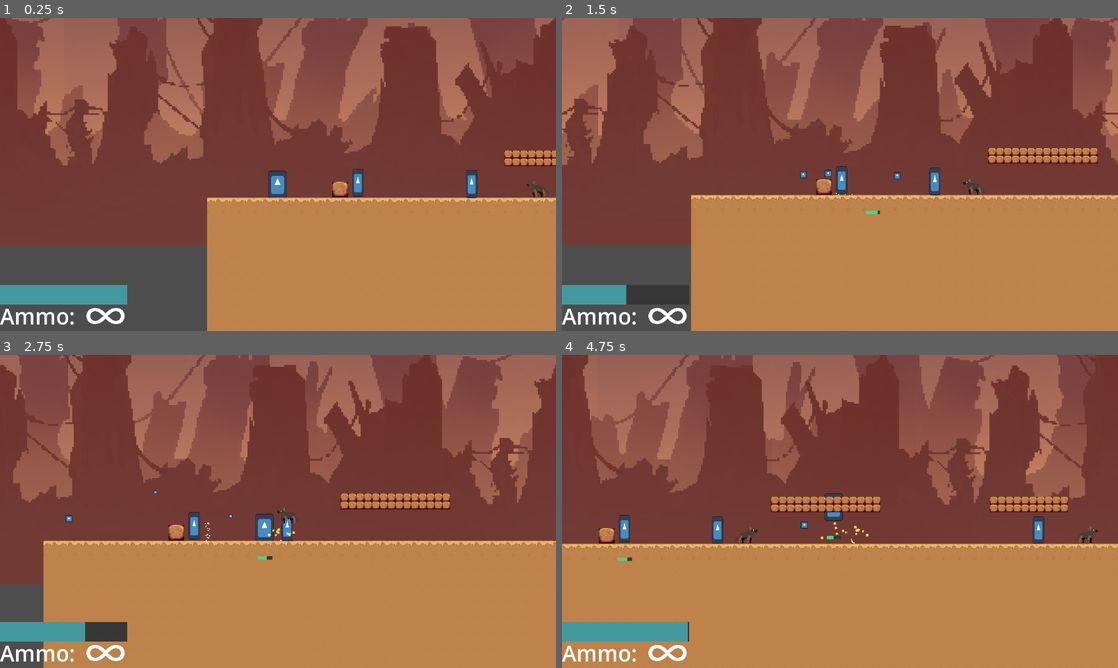
Above: before the commit, frames 1-4 (two rows, left to right).
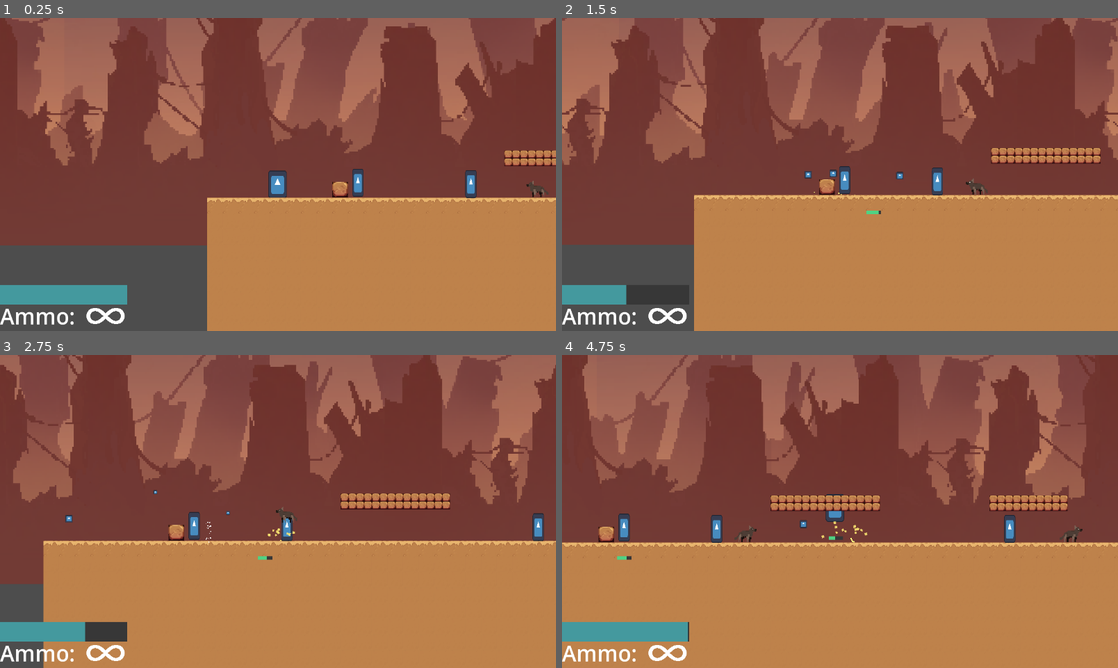
Above: after the commit, the same moments.

Repository: dzfrias/gladiator
Game: Godot game, scene res://scenes/level_playtest.tscn
Same seed, same stepped clock (60 frames per second), same inputs: the game is played once before the commit and once after it. This scene is started directly instead of the project's main scene. The engine's default icon, where the game draws it, is replaced by a stand-in: a white triangle on a blue panel in a dark square. Sound files missing from this copy of the repository are replaced by a short silence.
Inputs (mouse positions are in pixels of both pictures, inside the frame that each line leads up to):
- Up to frame 1 (0.25 s): no input
- Up to frame 2 (1.5 s): move the mouse to (673, 315) at 0.52 s; hold S (burrow) 0.53-1.28 s; hold D (right) from 0.53 s (still down); tap Space (jump) at 0.77, 1.07 s; move the mouse to (728, 190) at 1.27 s; tap Shift (fallthrough) at 1.35 s
- Up to frame 3 (2.75 s): tap Space (jump) at 1.52, 1.82 s; move the mouse to (333, 442) at 2.02 s; release D (right) at 2.03 s; press the mouse at (333, 442) at 2.03 s; hold A (left) from 2.03 s (still down)
- Up to frame 4 (4.75 s): move the mouse to (812, 574) at 2.77 s; release A (left) at 2.78 s; release the mouse at (812, 574) at 2.78 s; hold D (right) 2.78-4.28 s; tap I (interact) at 2.85 s; tap Space (jump) at 3.02, 3.32, 3.77, 4.07, 4.52 s; move the mouse to (1006, 558) at 3.52 s; hold S (burrow) 3.53-4.28 s; move the mouse to (673, 464) at 4.27 s; hold A (left) from 4.28 s (still down); tap Shift (fallthrough) at 4.35 s

The runs differ from the first frame. In frame 1, 0.1% of the frame differs, in the area x 83-99%, y 48-58%; in frame 2, 4.6%, in the area x 0-100%, y 0-100%; in frame 3, 0.6%; in frame 4, 3.6%.

Commit message:
Fix enemies patrolling off of platforms

Diff:
--- a/scripts/direction.gd
+++ b/scripts/direction.gd
@@ -13,3 +13,6 @@
 			is_right = true
 		else:
 			is_right = false
+
+func switch() -> void:
+	is_right = !is_right
--- a/scripts/follow_enemy.gd
+++ b/scripts/follow_enemy.gd
@@ -7,19 +7,22 @@
 @export var impact_particle_prefab: PackedScene
 @export var patrol_speed = 50
 @export var notify_depth = 2
-@export_range(0.5, 8, 0.1) var min_move_time := 2
-@export_range(0.5, 8, 0.1) var max_move_time := 5
+@export_range(0.5, 8, 0.1) var min_move_time := 1.5
+@export_range(0.5, 8, 0.1) var max_move_time := 2.5
 @export_range(0.5, 8, 0.1) var min_idle_time := 2
-@export_range(0.5, 8, 0.1) var max_idle_time := 5
+@export_range(0.5, 8, 0.1) var max_idle_time := 3
+@export_range(0.5, 8, 0.1) var initial_patrol_wait_max := 4
 
 @onready var _platform_detection = $PlatformDetection
 var _state: State
 var _tracking: Node2D
 var _jump_follow_timer := 0.0
+@onready var _original_patrol_speed = patrol_speed
+var _left_ray: RayCast2D
+var _right_ray: RayCast2D
 
 enum State {
 	IDLE,
-	PATROL,
 	TRACKING,
 	ATTACKING,
 	TIRED,
@@ -31,6 +34,22 @@
 	$DetectionZone.body_exited.connect(_on_detection_zone_body_exited)
 	$Health.died.connect(_on_health_died)
 	$Health.damage_taken.connect(_on_health_damage_taken)
+
+	_left_ray = _create_ray(true)
+	add_child(_left_ray)
+	_right_ray = _create_ray(false)
+	add_child(_right_ray)
+
+func _create_ray(left: bool) -> RayCast2D:
+	var bounding_box: Rect2 = $CollisionShape2D.shape.get_rect()
+	var ray := RayCast2D.new()
+	ray.collision_mask = Constants.PLATFORM_LAYER | Constants.ENVIRONMENT_LAYER
+	ray.target_position = Vector2(0.0, bounding_box.size.y / 2)
+	ray.position.x = bounding_box.size.x / 2 + 10
+	if left:
+		ray.position.x *= -1
+	ray.position.y += bounding_box.size.y / 2 - 10
+	return ray
 
 func _physics_process(delta: float) -> void:
 	if not is_on_floor():
@@ -72,9 +91,10 @@
 			else:
 				velocity.x = direction * speed
 		State.IDLE:
-			velocity.x = 0
-		State.PATROL:
 			velocity.x = patrol_speed * $Direction.scalar
+			# Check reaching the edge of a platform or the environment
+			if (not _left_ray.is_colliding() and velocity.x < 0) or (not _right_ray.is_colliding() and velocity.x > 0):
+				$Direction.switch()
 		State.TIRED:
 			velocity.x = 0
 		State.ATTACKING:
@@ -86,32 +106,39 @@
 	if _tracking != null:
 		return
 	_tracking = Player.Instance
-	if _state == State.IDLE or _state == State.PATROL:
+	if _state == State.IDLE:
 		_state = State.TRACKING
 	if depth > 0:
 		for body in $NotifyZone.get_overlapping_bodies():
 			body.notify(depth - 1)
+
+func _patrol() -> void:
+	_state = State.IDLE
+	patrol_speed = 0.0
+	var wait_time := randf_range(0.0, initial_patrol_wait_max)
+	await get_tree().create_timer(wait_time).timeout
+	patrol_speed = _original_patrol_speed
+
+	while _state == State.IDLE:
+		var move_time := randf_range(min_move_time, max_move_time)
+		await get_tree().create_timer(move_time).timeout
+		if _state != State.IDLE:
+			break
+		patrol_speed = 0.0
+		var idle_time := randf_range(min_idle_time, max_idle_time)
+		await get_tree().create_timer(idle_time).timeout
+		if _state != State.IDLE:
+			break
+		$Direction.switch()
+		patrol_speed = _original_patrol_speed
+
+	patrol_speed = _original_patrol_speed
 
 func _attack() -> void:
 	pass
 
 func _can_attack() -> bool:
 	return true
-
-func _patrol():
-	_state = State.PATROL
-	var patrol_time = randf_range(min_move_time, max_move_time)
-	await get_tree().create_timer(patrol_time).timeout
-	if _state == State.PATROL:
-		_idle()
-
-func _idle():
-	_state = State.IDLE
-	var idle_time = randf_range(min_idle_time, max_idle_time)
-	await get_tree().create_timer(idle_time).timeout
-	if _state == State.IDLE:
-		$Direction.scalar = -$Direction.scalar
-		_patrol()
 
 func _on_detection_zone_body_entered(body: Node2D) -> void:
 	if body is Player:
